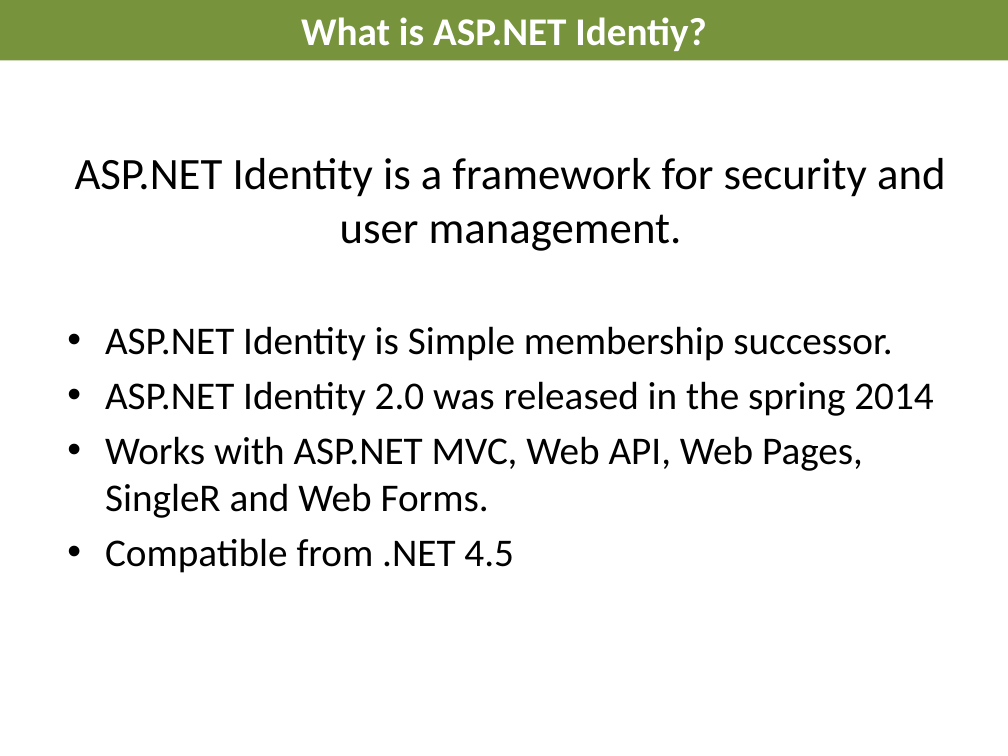
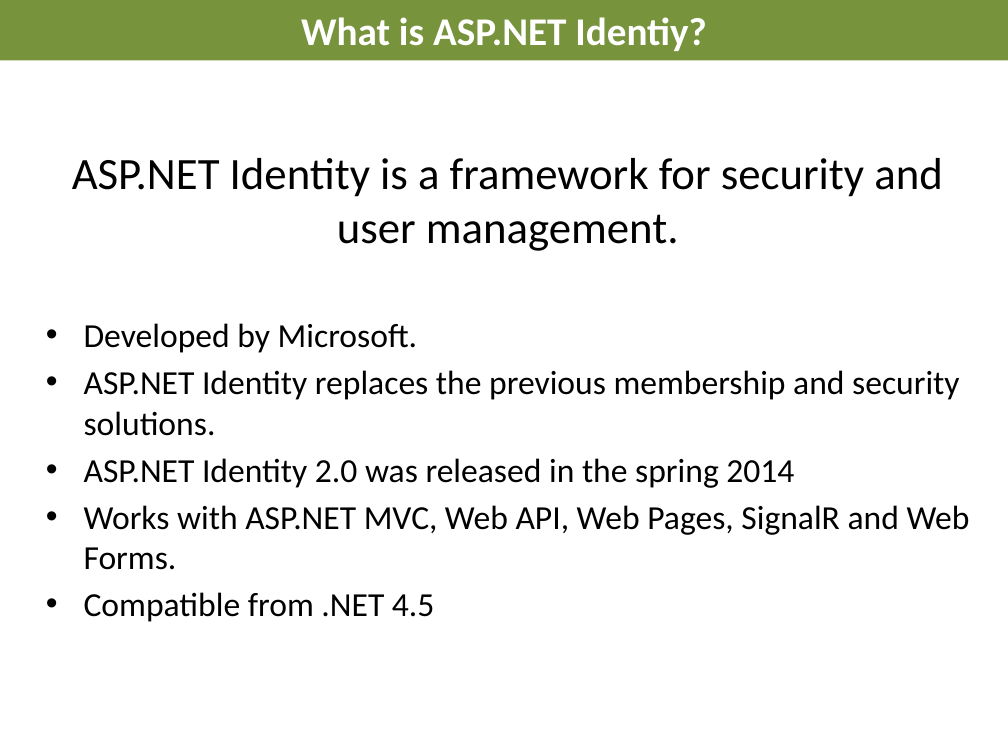
Before and after one commit to AndreasElffors/IdentityTemplate, a slide deck: slide 2 of Documents/Identity-Introduction.pptx (slide 3 before the commit). Drawn at 1008x756 pixels with LibreOffice and Linux fonts; fonts in the diff are those of the drawing; background and template pictures are left out. Boxes give left, top, right and bottom in pixels: in the first picture for what was removed or moved away, otherwise in the second. Text is boxed around its words. In the diff, an @@ line names an element or a change of style, - is before the commit and + after.

```diff
--- a/Documents/Identity-Introduction.pptx
+++ b/Documents/Identity-Introduction.pptx
@@ text at (x1=84, y1=323, x2=959, y2=436): text changed; size 28 to 24 pt @@
-• ASP.NET Identity is Simple membership successor.
+• Developed by Microsoft.
+• ASP.NET Identity replaces the previous membership and security solutions.
@@ text at (x1=84, y1=458, x2=794, y2=622): size 28 to 24 pt in "ASP.NET Identity 2.0 was released in the ...", "Compatible from .NET 4.5" @@
@@ text at (x1=84, y1=505, x2=970, y2=570): text changed; size 28 to 24 pt @@
-• Works with ASP.NET MVC, Web API, Web Pages, SingleR and Web Forms.
+• Works with ASP.NET MVC, Web API, Web Pages, SignalR and Web Forms.
```
Also in this commit, not shown: 10 other slides changed, 1 slide removed, 1 other file.
